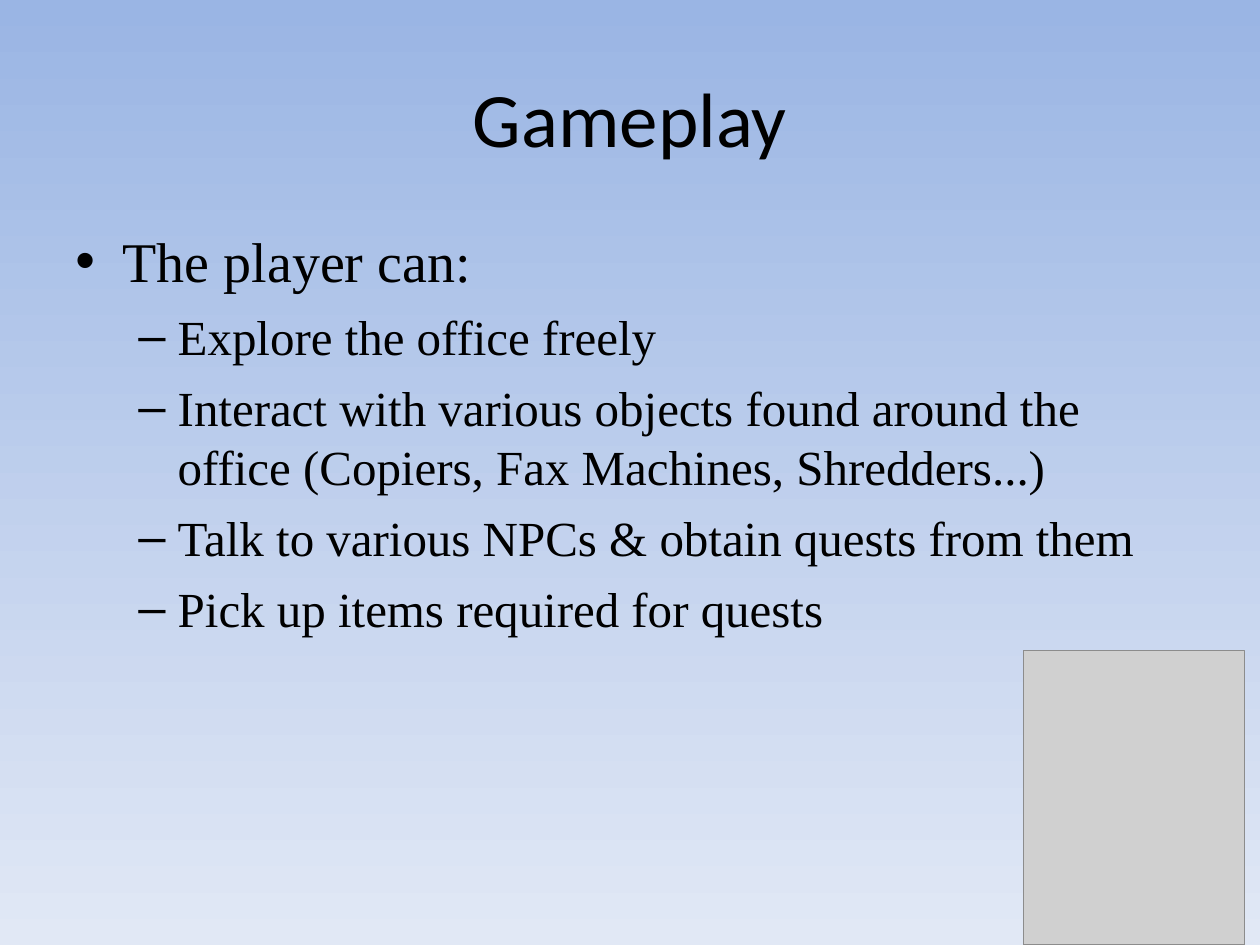
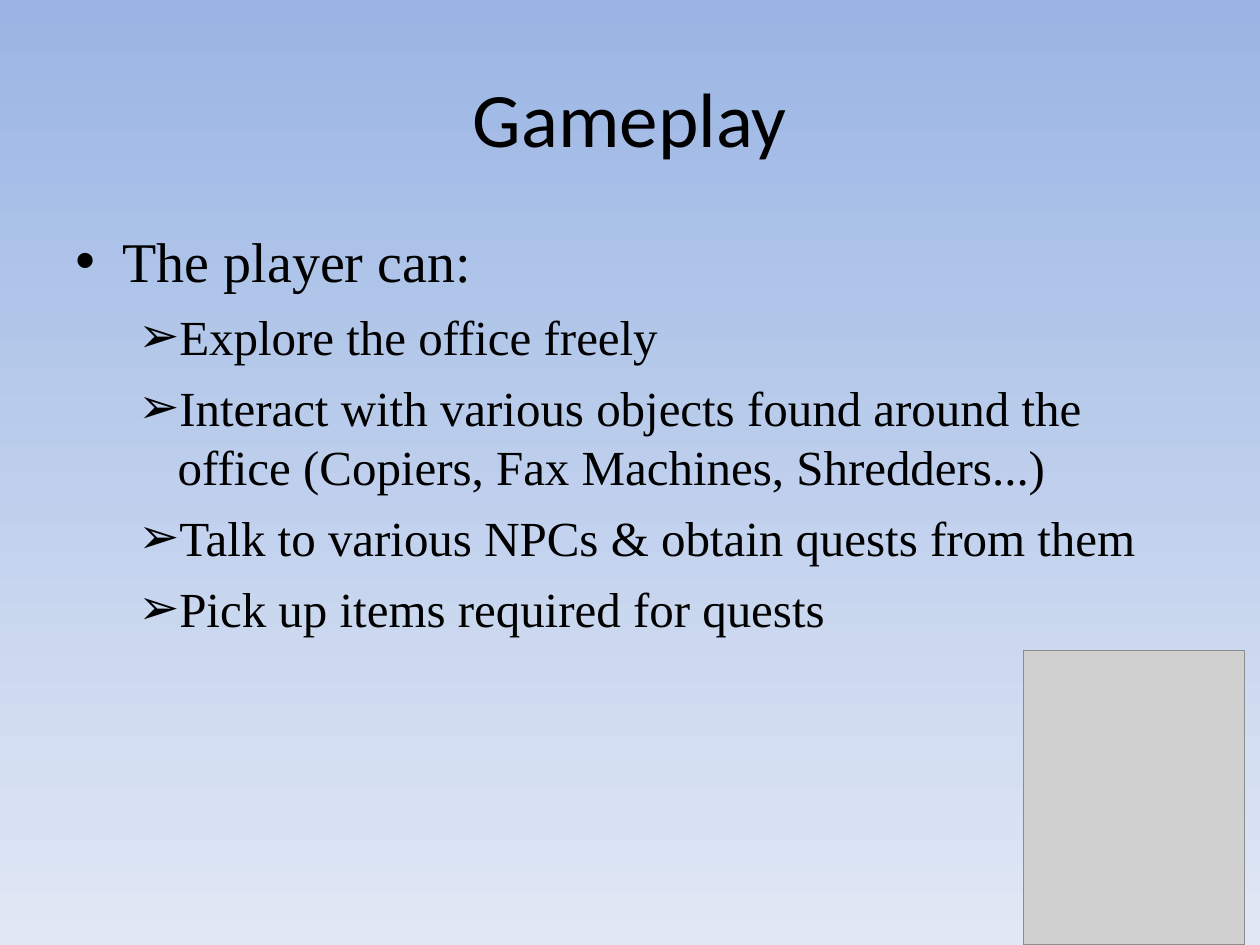
Before and after one commit to w016869e/intern-quest, a slide deck: slide 6 of docs/proposal_show.pps. Drawn at 1260x945 pixels with LibreOffice and Linux fonts; fonts in the diff are those of the drawing; grey boxes stand for pictures. Boxes give left, top, right and bottom in pixels: in the first picture for what was removed or moved away, otherwise in the second. Text is boxed around its words. In the diff, an @@ line names an element or a change of style, - is before the commit and + after.

Commit message:
fixed bullet style :)

```diff
--- a/docs/proposal_show.pps
+++ b/docs/proposal_show.pps
@@ text at [178, 320, 1135, 637]: bullet – to ➢ @@
```
